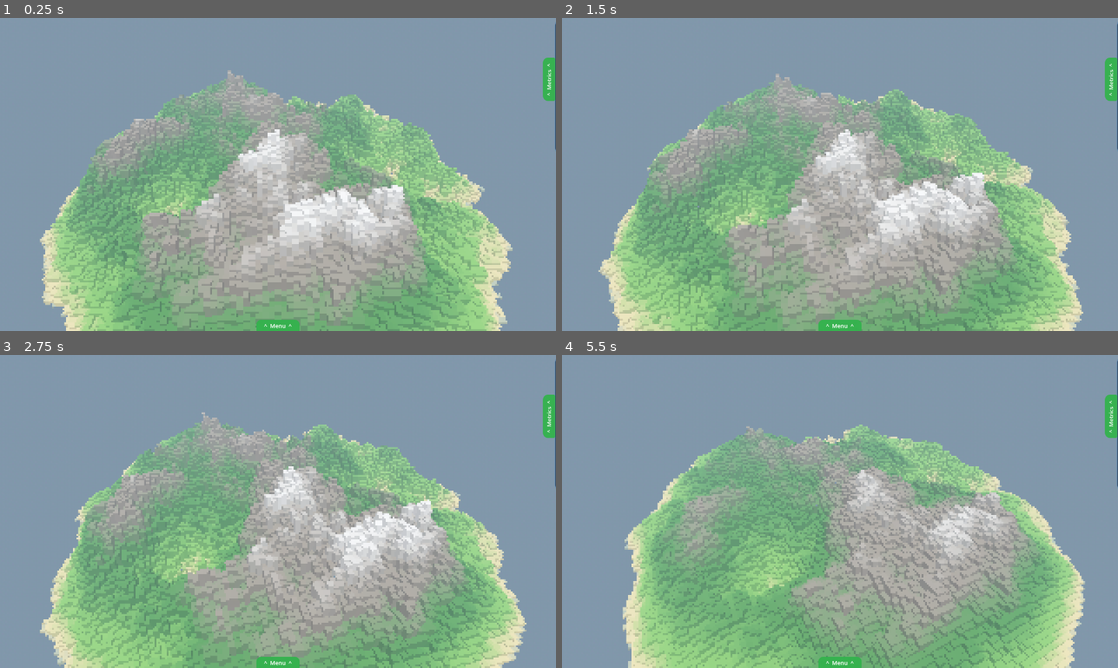
Above: before the commit, frames 1-4 (two rows, left to right).
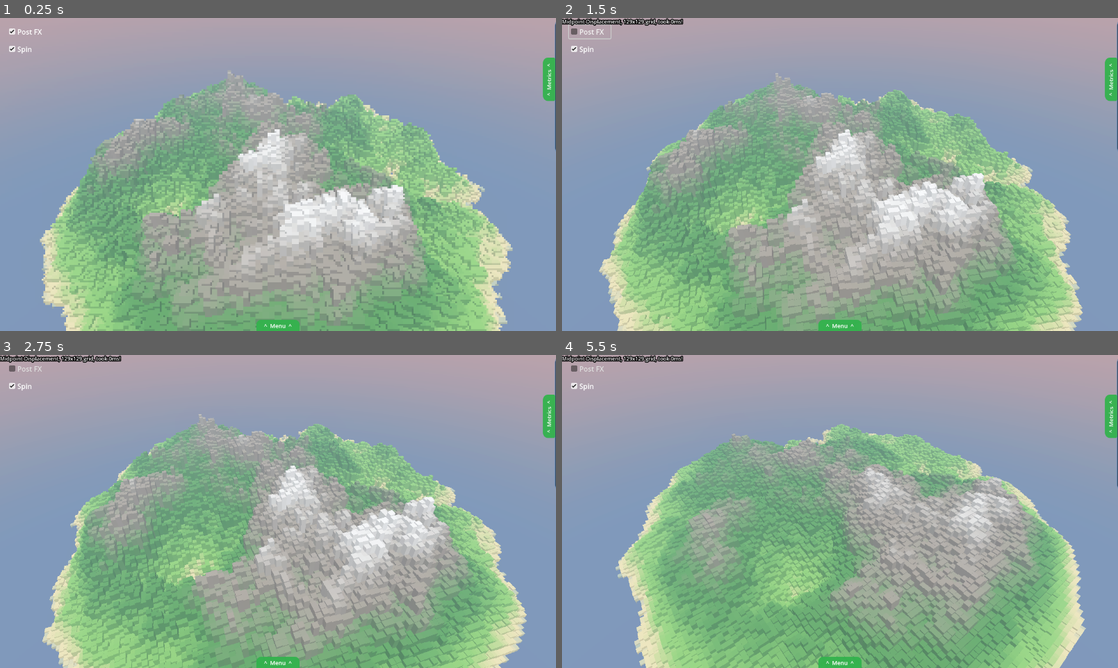
Above: after the commit, the same moments.

Repository: rafipy/GODOT-3D-Terrain-Generation
Game: Godot game, scene res://scenes/world.tscn
Two runs of this game, one before a commit and one after it. Both use one fixed random seed, a clock stepped at 60 frames per second and the inputs below.
Inputs (mouse positions are in pixels of both pictures, inside the frame that each line leads up to):
- Up to frame 1 (0.25 s): no input
- Up to frame 2 (1.5 s): click (589, 30) at 0.5 s, where only the run after the commit has a clickable "Post FX"; click (589, 49) at 1.25 s, where only the run after the commit has a clickable "Spin"
- Up to frame 3 (2.75 s): tap Enter at 2 s; move the mouse to (400, 495) at 2.02 s; tap Space at 2.1, 2.27, 2.57 s; click (400, 495) at 2.17 s
- Up to frame 4 (5.5 s): drag from (728, 527) to (812, 574) at 2.77 s; move the mouse to (895, 442) at 3.52 s; tap Q at 3.6 s; tap Space at 3.8, 5.27, 5.3 s; drag from (812, 574) to (673, 464) at 4.27 s; move the mouse to (1006, 558) at 5.02 s; hold S from 5.03 s (still down); tap 1 at 5.1 s

The runs differ from the first frame. In frame 1, 19% of the frame differs, in the area x 0-100%, y 0-29%; in frame 2, 22%; in frame 3, 37%; in frame 4, 42%, in the area x 0-100%, y 0-100%.
Error before the commit: Invalid call to function 'set_algorithm' in base 'Node3D (TerrainController)'. Expected 0 argument(s). (res://scripts/world.gd:85)
Error after the commit: Invalid call to function 'set_algorithm' in base 'Node3D (TerrainController)'. Expected 0 argument(s). (res://scripts/world.gd:96)

Commit message:
Minor tweaks, changed skybox, added UI
- Tweaked spin and allowed FX to be turned off
- Fixed shortcuts
- Added skyboxes

Diff:
--- a/autoload/game_settings.gd
+++ b/autoload/game_settings.gd
@@ -51,6 +51,24 @@
 
 var simulating: bool = false
 
+# UI toggle states
+var post_processing_enabled: bool = true:
+	set(value):
+		post_processing_enabled = value
+		settings_changed.emit()
+
+var camera_auto_rotate: bool = true:
+	set(value):
+		camera_auto_rotate = value
+		settings_changed.emit()
+
+# For shortcut customization - store Key enum value
+var spin_toggle_key: Key = KEY_SPACE:
+	set(value):
+		spin_toggle_key = value
+		settings_changed.emit()
+
+
 func _ready() -> void:
 	randomize()
 	terrain_seed = randi()
--- a/scenes/world.tscn
+++ b/scenes/world.tscn
@@ -1,10 +1,11 @@
-[gd_scene load_steps=14 format=3 uid="uid://d18ry0bdurc82"]
+[gd_scene load_steps=15 format=3 uid="uid://d18ry0bdurc82"]
 
 [ext_resource type="Script" uid="uid://c2i64aoch2cqr" path="res://scripts/world.gd" id="1_world"]
 [ext_resource type="PackedScene" uid="uid://dnlfwf7qkdkgn" path="res://ui/control.tscn" id="2_71j4m"]
 [ext_resource type="Script" uid="uid://ctfmy7sdd65u7" path="res://scripts/terrain/terrain_controller.gd" id="2_terrain"]
 [ext_resource type="Script" uid="uid://c3yedgqsb7pau" path="res://scripts/camera/orbit_camera.gd" id="3_camera"]
 [ext_resource type="Shader" uid="uid://c6x5mi8ywmjbf" path="res://shaders/water_toon.gdshader" id="4_water_shader"]
+[ext_resource type="Texture2D" uid="uid://xeggrpxft28l" path="res://assets/skybox/sky_06_2k.png" id="5_4mrxx"]
 [ext_resource type="PackedScene" uid="uid://bcxlwjdg0bqd8" path="res://ui/metric.tscn" id="6_qfnet"]
 [ext_resource type="Script" uid="uid://c0uykmxtc8x8x" path="res://scripts/ui/metrics.gd" id="7_i7141"]
 
@@ -42,17 +43,16 @@
 shader_parameter/fade_start = 150.0
 shader_parameter/fade_end = 600.0
 
-[sub_resource type="ProceduralSkyMaterial" id="ProceduralSkyMaterial_1"]
-sky_top_color = Color(0.35, 0.55, 0.85, 1)
-sky_horizon_color = Color(0.65, 0.75, 0.88, 1)
-ground_bottom_color = Color(0.15, 0.2, 0.25, 1)
-ground_horizon_color = Color(0.65, 0.75, 0.88, 1)
+[sub_resource type="PanoramaSkyMaterial" id="PanoramaSkyMaterial_7r4gi"]
+panorama = ExtResource("5_4mrxx")
+filter = false
 
 [sub_resource type="Sky" id="Sky_1"]
-sky_material = SubResource("ProceduralSkyMaterial_1")
+sky_material = SubResource("PanoramaSkyMaterial_7r4gi")
 
 [sub_resource type="Environment" id="Environment_1"]
 background_mode = 2
+background_energy_multiplier = 0.66
 sky = SubResource("Sky_1")
 ambient_light_source = 3
 ambient_light_color = Color(0.6, 0.65, 0.7, 1)
@@ -121,6 +121,22 @@
 [node name="CanvasLayer" type="CanvasLayer" parent="."]
 layer = 10
 
+[node name="PostFXCheckBox" type="CheckBox" parent="CanvasLayer"]
+offset_left = 16.0
+offset_top = 16.0
+offset_right = 112.0
+offset_bottom = 47.0
+button_pressed = true
+text = "Post FX"
+
+[node name="SpinCheckBox" type="CheckBox" parent="CanvasLayer"]
+offset_left = 16.0
+offset_top = 56.0
+offset_right = 112.0
+offset_bottom = 87.0
+button_pressed = true
+text = "Spin"
+
 [node name="UIController" parent="CanvasLayer" instance=ExtResource("2_71j4m")]
 
 [node name="MetricController" parent="CanvasLayer" instance=ExtResource("6_qfnet")]
--- a/scripts/camera/orbit_camera.gd
+++ b/scripts/camera/orbit_camera.gd
@@ -21,6 +21,9 @@
 
 
 func _ready() -> void:
+	# Connect to GameSettings for auto_rotate state
+	GameSettings.settings_changed.connect(_on_settings_changed)
+	_on_settings_changed()
 	_update_camera_position()
 
 
@@ -32,6 +35,13 @@
 
 
 func _unhandled_input(event: InputEvent) -> void:
+	# Handle configurable shortcut for toggling spin
+	if event is InputEventKey and event.pressed:
+		var key_event := event as InputEventKey
+		if key_event.keycode == GameSettings.spin_toggle_key:
+			GameSettings.camera_auto_rotate = not GameSettings.camera_auto_rotate
+			return
+
 	# Mouse drag for manual orbit
 	if event is InputEventMouseButton:
 		var mb := event as InputEventMouseButton
@@ -78,3 +88,7 @@
 
 func toggle_auto_rotate() -> void:
 	auto_rotate = not auto_rotate
+
+
+func _on_settings_changed() -> void:
+	auto_rotate = GameSettings.camera_auto_rotate
--- a/scripts/camera/post_processing.gd
+++ b/scripts/camera/post_processing.gd
@@ -11,9 +11,17 @@
 		queue_free()
 		return
 
+	# Connect to settings and apply initial state
+	GameSettings.settings_changed.connect(_on_settings_changed)
+	_on_settings_changed()
+
 
 func _process(_delta: float) -> void:
 	# Keep quad positioned in front of camera in clip space
 	# The vertex shader handles the actual full-screen positioning
 	# This just ensures the mesh stays attached
 	pass
+
+
+func _on_settings_changed() -> void:
+	visible = GameSettings.post_processing_enabled
--- a/scripts/ui/ui_controller.gd
+++ b/scripts/ui/ui_controller.gd
@@ -102,7 +102,7 @@
 
 func _setup_buttons() -> void:
 	var buttons := [toggle_btn, perlin_btn, midpoint_btn, grid_down_btn,
-					grid_up_btn, generate_btn, reset_btn, refresh_btn,simulate_btn]
+					grid_up_btn, generate_btn, reset_btn, refresh_btn, simulate_btn]
 	for btn in buttons:
 		if btn:
 			_button_scales[btn] = 1.0
--- /dev/null
+++ b/scripts/ui/ui_scripts.gd
@@ -0,0 +1,37 @@
+extends Node
+
+var n := 10
+var selected := 1 # 1 = perlin noise, 2 = mid point
+
+# Called when the node enters the scene tree for the first time.
+func _ready() -> void:
+	pass # Replace with function body.
+
+
+# Called every frame. 'delta' is the elapsed time since the previous frame.
+func _process(delta: float) -> void:
+	pass
+
+func simulate() -> void:
+	pass
+
+func setGridSize(n_s:String) -> void:
+	print('wow')
+	n=int(n_s)
+	# TODO update hte mesh
+
+func setMid() -> void:
+	print('wow')
+	selected = 2
+
+func setPerlin() -> void:
+	print('wow')
+	selected = 1
+
+func reset() -> void:
+	print('wow')
+	setGridSize('10')
+
+func run()-> void:
+	print('wow')
+	pass
--- a/scripts/world.gd
+++ b/scripts/world.gd
@@ -7,12 +7,16 @@
 @onready var water: MeshInstance3D = $SubViewportContainer/SubViewport/Water
 @onready var sun: DirectionalLight3D = $SubViewportContainer/SubViewport/DirectionalLight3D
 @onready var ui_controller: Control = $CanvasLayer/UIController
+@onready var viewport_container: SubViewportContainer = $SubViewportContainer
+@onready var post_fx_checkbox: CheckBox = $CanvasLayer/PostFXCheckBox
+@onready var spin_checkbox: CheckBox = $CanvasLayer/SpinCheckBox
 
 
 func _ready() -> void:
 	_setup_water()
 	_connect_signals()
 	_connect_ui_signals()
+	_connect_checkbox_signals()
 
 	# Initial generation
 	terrain.generate_terrain()
@@ -43,6 +47,13 @@
 	ui_controller.set_seed(GameSettings.terrain_seed)
 
 
+func _connect_checkbox_signals() -> void:
+	if post_fx_checkbox:
+		post_fx_checkbox.toggled.connect(_on_post_fx_toggled)
+	if spin_checkbox:
+		spin_checkbox.toggled.connect(_on_spin_toggled)
+
+
 func _unhandled_input(event: InputEvent) -> void:
 	if event is InputEventKey and event.pressed:
 		var key := event as InputEventKey
@@ -53,8 +64,8 @@
 				ui_controller.set_seed(GameSettings.terrain_seed)
 				_print_settings()
 			KEY_SPACE:
-				# Toggle camera auto-rotate
-				camera.toggle_auto_rotate()
+				# Toggle camera auto-rotate (handled via GameSettings now)
+				GameSettings.camera_auto_rotate = not GameSettings.camera_auto_rotate
 			KEY_EQUAL, KEY_KP_ADD:
 				# Scale up
 				GameSettings.terrain_scale = minf(GameSettings.terrain_scale + 0.1, 5.0)
@@ -121,8 +132,9 @@
 
 
 func _on_settings_changed() -> void:
-	# Could trigger regeneration or update display
-	pass
+	# Update post-processing stretch_shrink based on toggle
+	if viewport_container:
+		viewport_container.stretch_shrink = 4 if GameSettings.post_processing_enabled else 1
 
 
 func _on_seed_changed(_new_seed: int) -> void:
@@ -155,3 +167,11 @@
 func _on_ui_flatten() -> void:
 	terrain.flatten_terrain()
 	print("Terrain flattened")
+
+
+func _on_post_fx_toggled(enabled: bool) -> void:
+	GameSettings.post_processing_enabled = enabled
+
+
+func _on_spin_toggled(enabled: bool) -> void:
+	GameSettings.camera_auto_rotate = enabled
--- a/shaders/pixelate_postprocess.gdshader
+++ b/shaders/pixelate_postprocess.gdshader
@@ -1,6 +1,5 @@
 // Pixelate Post-Processing Shader - Godot 4.5
-// Based on Godot docs advanced post-processing and CBerry22's 3D Pixel Art technique
-// https://docs.godotengine.org/en/stable/tutorials/shaders/advanced_postprocessing.html
+
 
 shader_type spatial;
 render_mode unshaded, cull_disabled;
Binary file added: assets/skybox/sky_06_2k.png
Not shown, added: assets/skybox/sky_06_2k.png.import
Binary file added: assets/skybox/sky_17_2k.png
Not shown, added: assets/skybox/sky_17_2k.png.import
Binary file added: assets/skybox/sky_37_2k.png
Not shown, added: assets/skybox/sky_37_2k.png.import
Not shown, added: scripts/ui/ui_scripts.gd.uid
